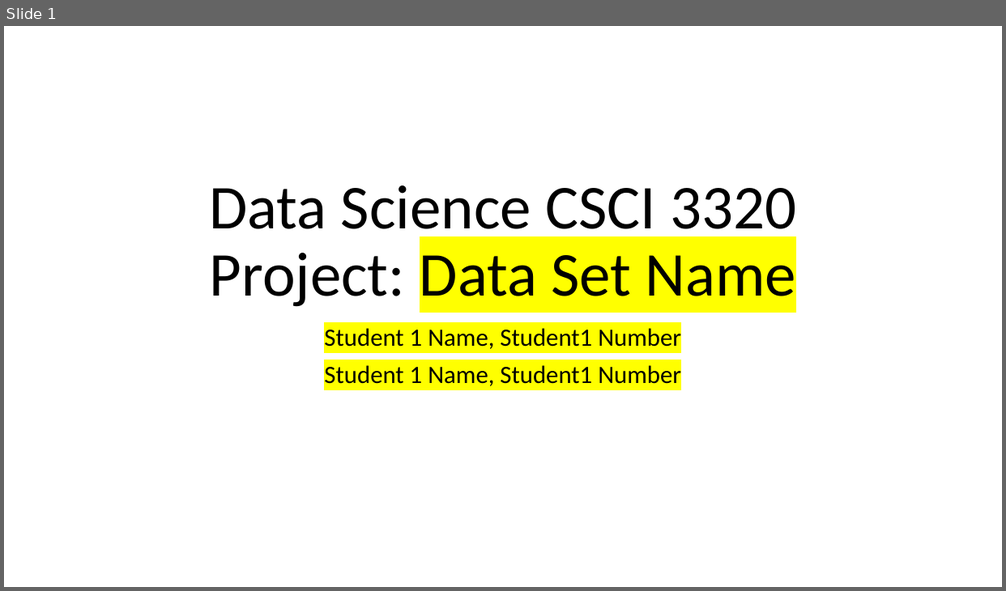
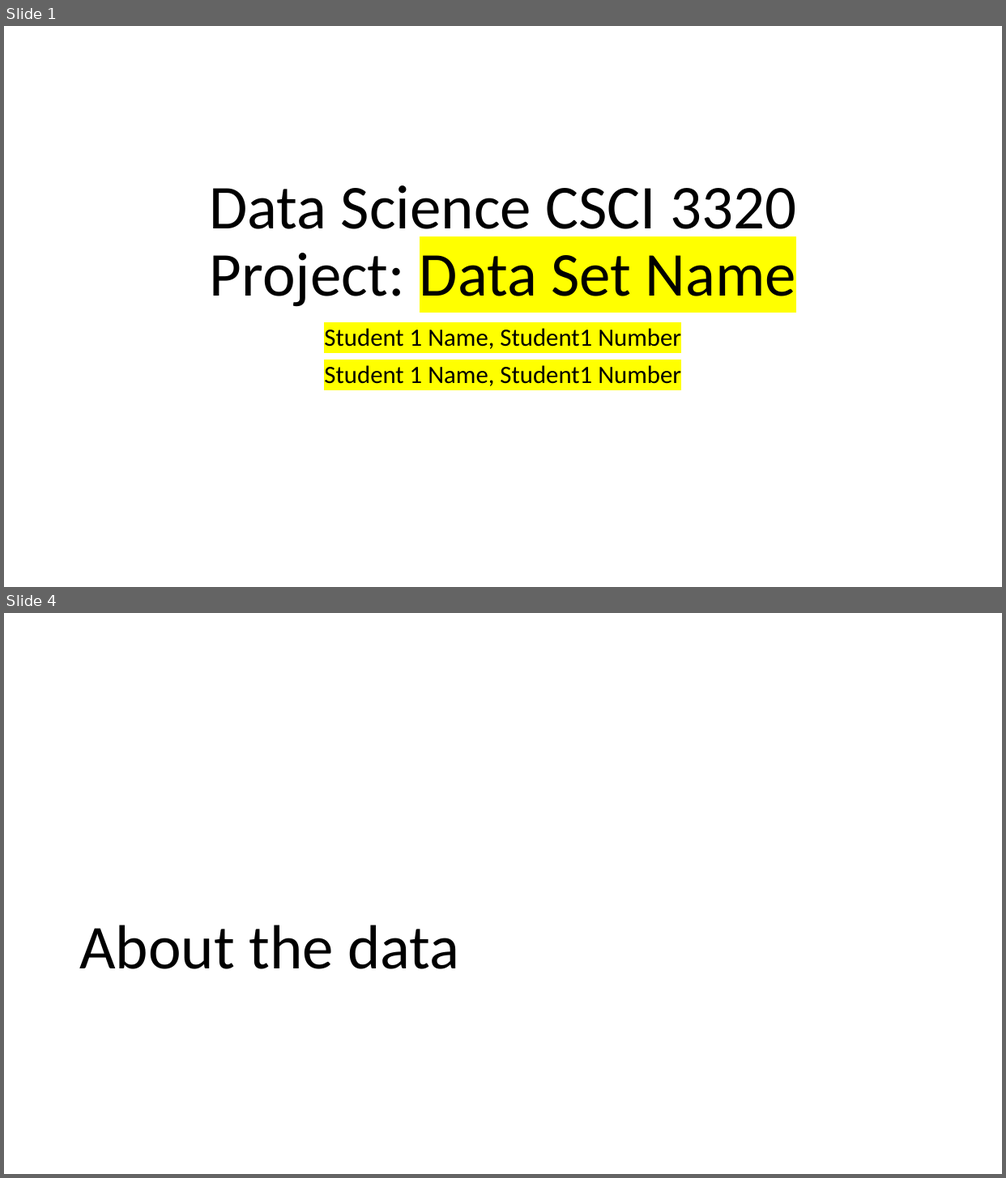
Before and after one commit to motazsaad/Data-Science-CSCI-3320, a slide deck: Project Presentation Template.pptx. Shown one above the other, each under a label of ours: slide 1 before the commit, slides 1 and 4 after it; the slides between them are not shown. The pictures are 1006x591 and 1006x1178 pixels, drawn with LibreOffice and Linux fonts; fonts in the diff are those of the drawing. Boxes give left, top, right and bottom in pixels: in the first picture for what was removed or moved away, otherwise in the second. Text is boxed around its words. In the diff, an @@ line names an element or a change of style, - is before the commit and + after.

```diff
--- a/Project Presentation Template.pptx
+++ b/Project Presentation Template.pptx
@@ slide 4 added at (4, 613, 1002, 1174), background #FFFFFF @@
@@ title added at (79, 925, 459, 969), 60 pt, text #000000 @@
+About the data
```
Also in this commit, not shown: 11 other slides added.
